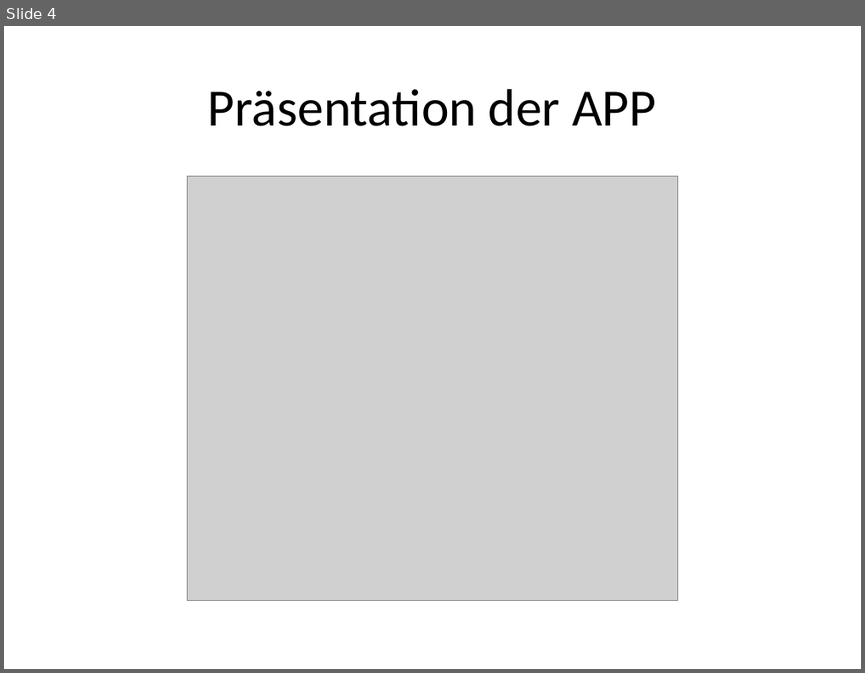
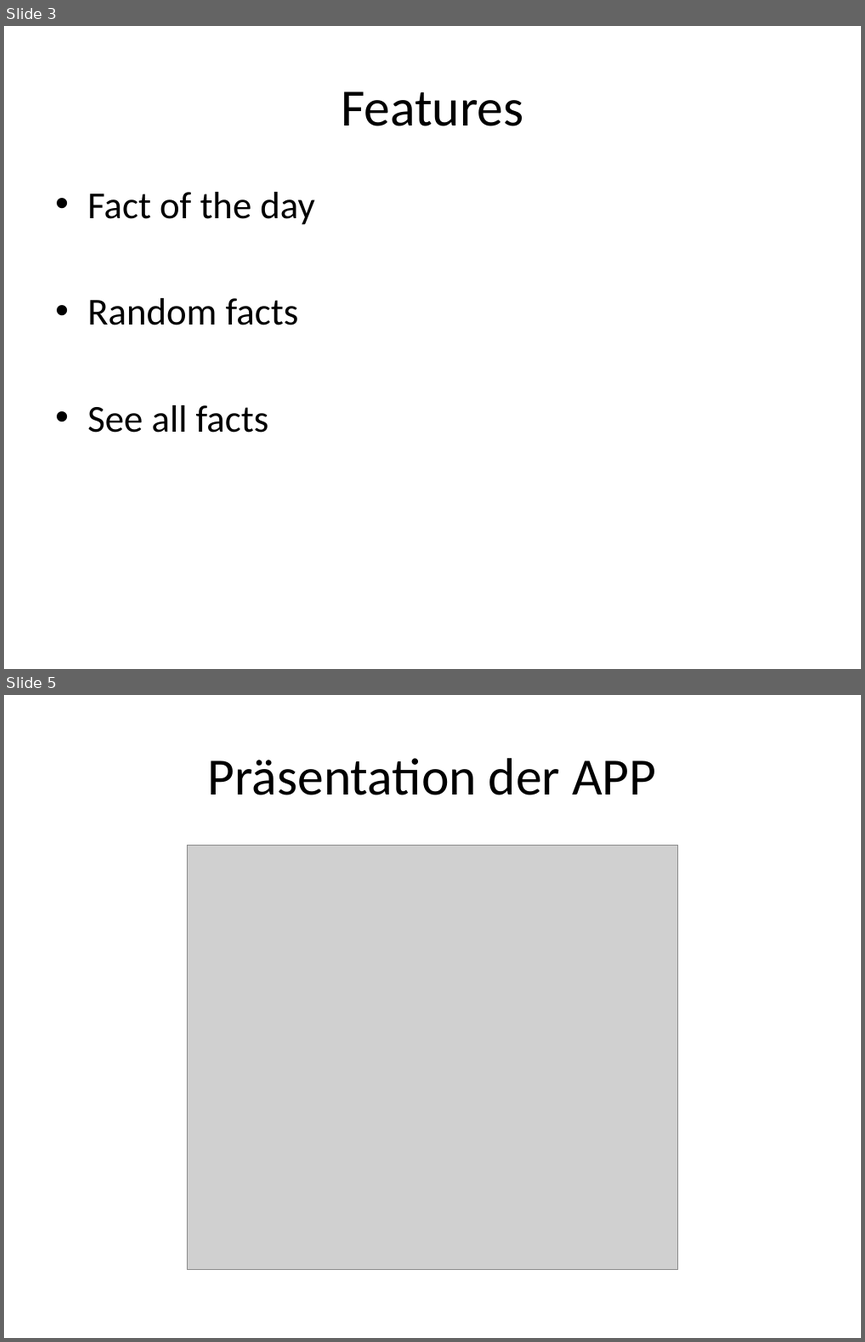
Before and after one commit to raeffs/IOS.F13.Gruppe01, a slide deck: Presentation_ChuckNorrisFacts.pptx. Shown one above the other, each under a label of ours: slide 4 before the commit, slides 3 and 5 after it; the slides between them are not shown. The pictures are 865x673 and 865x1342 pixels, drawn with LibreOffice and Linux fonts; fonts in the diff are those of the drawing; grey boxes stand for pictures. Boxes give left, top, right and bottom in pixels: in the first picture for what was removed or moved away, otherwise in the second. Text is boxed around its words. In the diff, an @@ line names an element or a change of style, - is before the commit and + after.

```diff
--- a/Presentation_ChuckNorrisFacts.pptx
+++ b/Presentation_ChuckNorrisFacts.pptx
@@ slide 3 added at <box>4,26,861,669</box>, background #FFFFFF @@
@@ title added at <box>341,91,523,126</box>, 44 pt, text #000000 @@
+Features
@@ text added at <box>87,192,314,432</box>, 32 pt, text #000000 @@
+• Fact of the day
+• Random facts
+• See all facts
@@ what was slide 4 is now slide 5 @@
```
Also in this commit, not shown: 2 slides changed, 1 other slide added.
